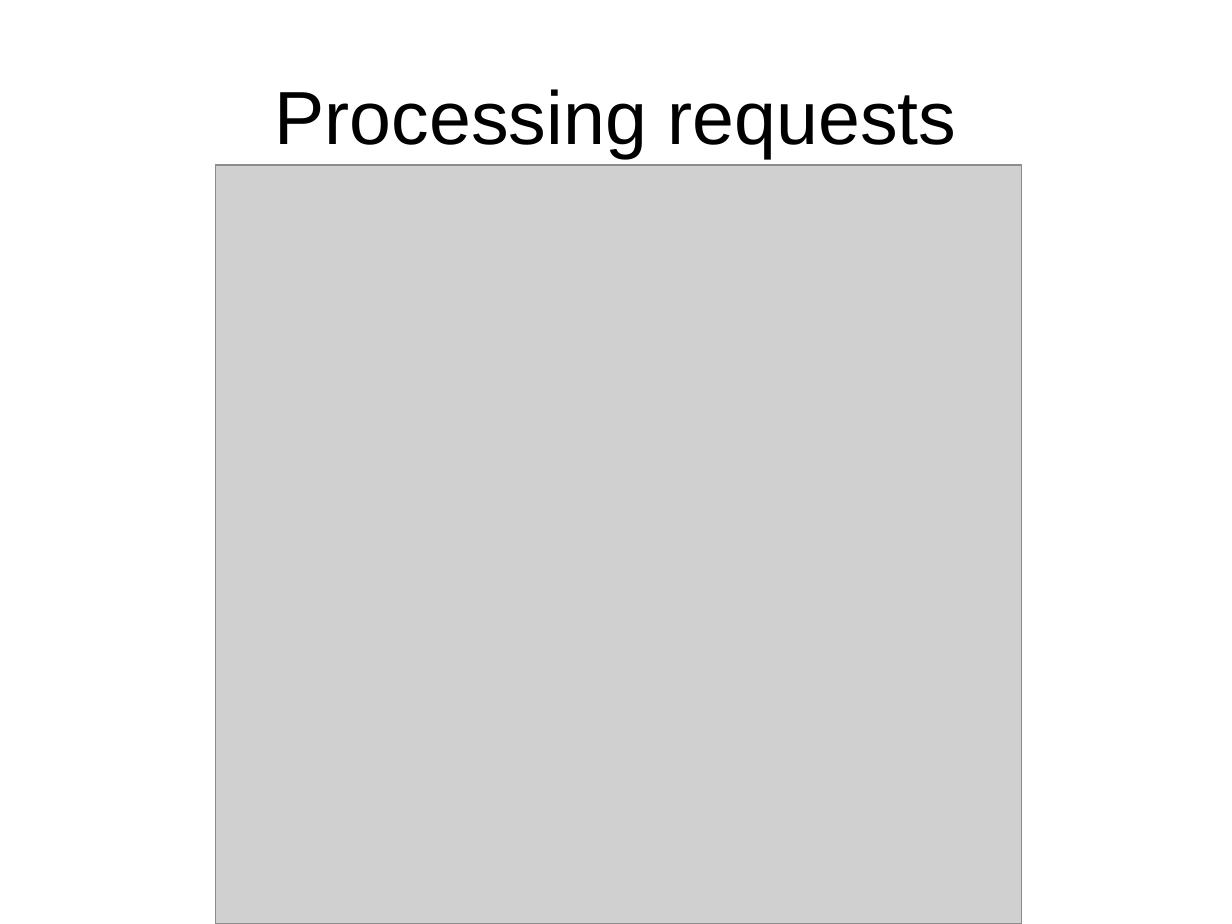
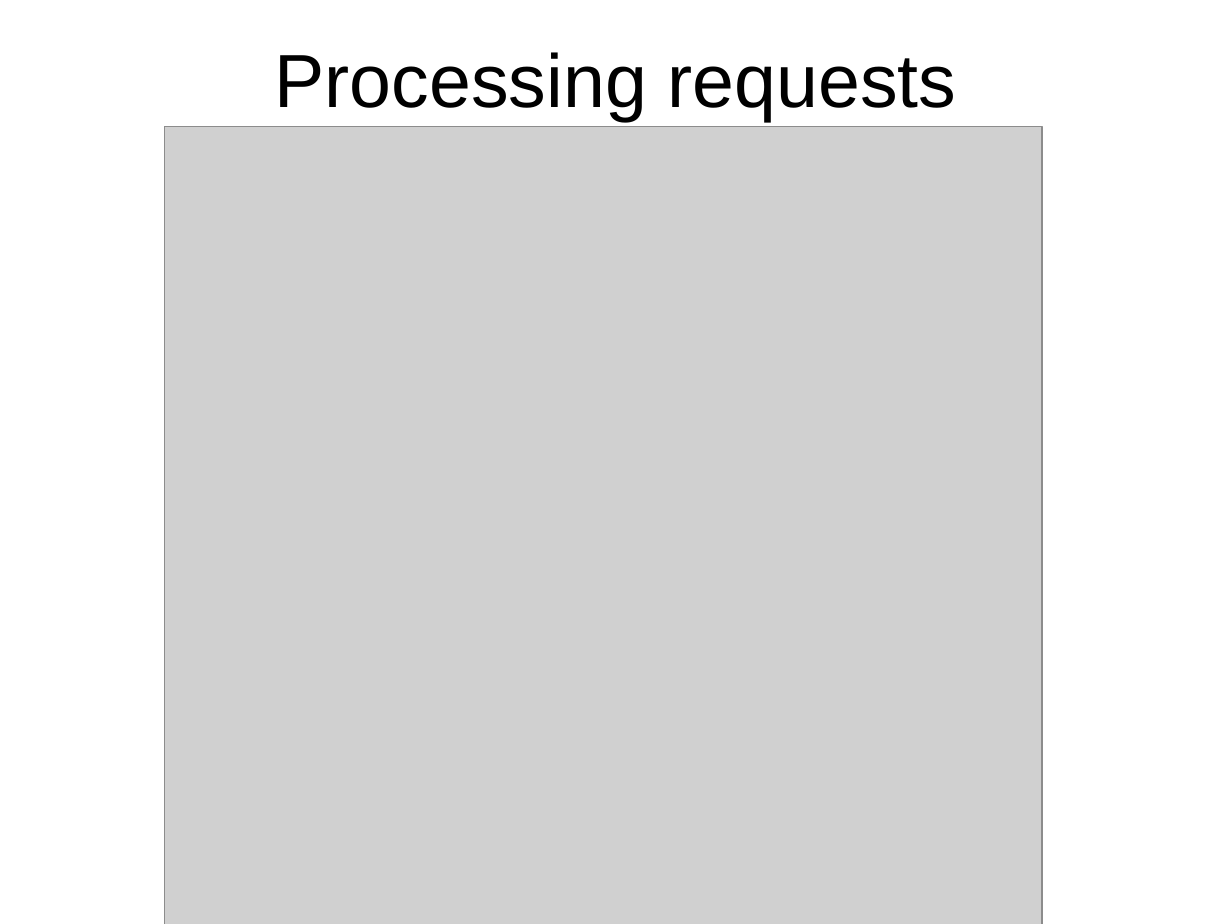
Before and after one commit to Unidata/IDV, a slide deck: slide 20 of ucar/unidata/repository/docs/presentations/architecture.ppt. Drawn at 1232x924 pixels with LibreOffice and Linux fonts; fonts in the diff are those of the drawing; grey boxes stand for pictures. Boxes give left, top, right and bottom in pixels: in the first picture for what was removed or moved away, otherwise in the second. Text is boxed around its words. In the diff, an @@ line names an element or a change of style, - is before the commit and + after.

```diff
--- a/ucar/unidata/repository/docs/presentations/architecture.ppt
+++ b/ucar/unidata/repository/docs/presentations/architecture.ppt
@@ title "Processing requests": place and size @@
-title "Processing requests" at (275,89,957,158)
+title "Processing requests" at (275,52,957,121)
@@ picture: place and size @@
-picture at (216,165,1021,924)
+picture at (164,126,1041,924)
```
Also in this commit, not shown: 5 other slides changed, 3 other files.
